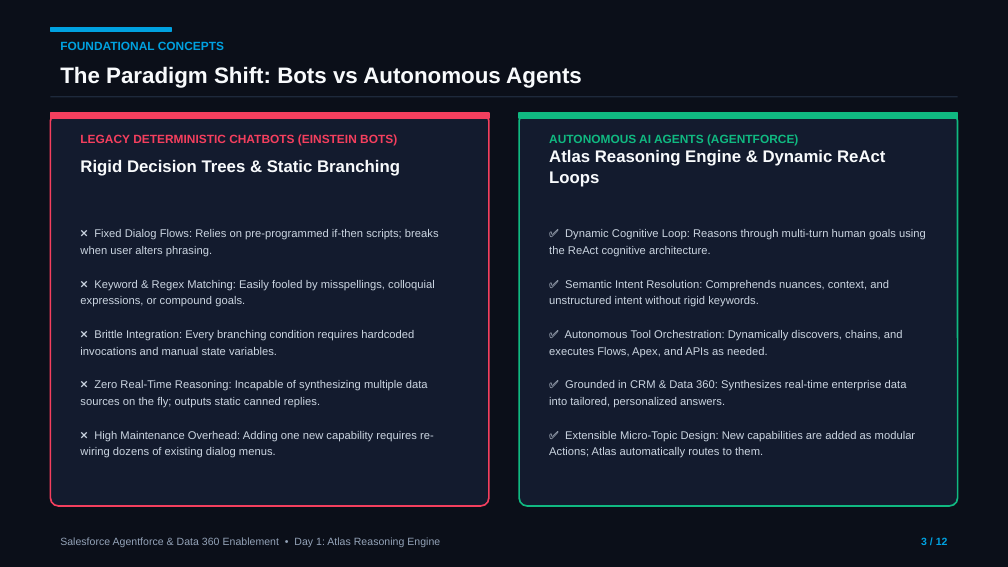
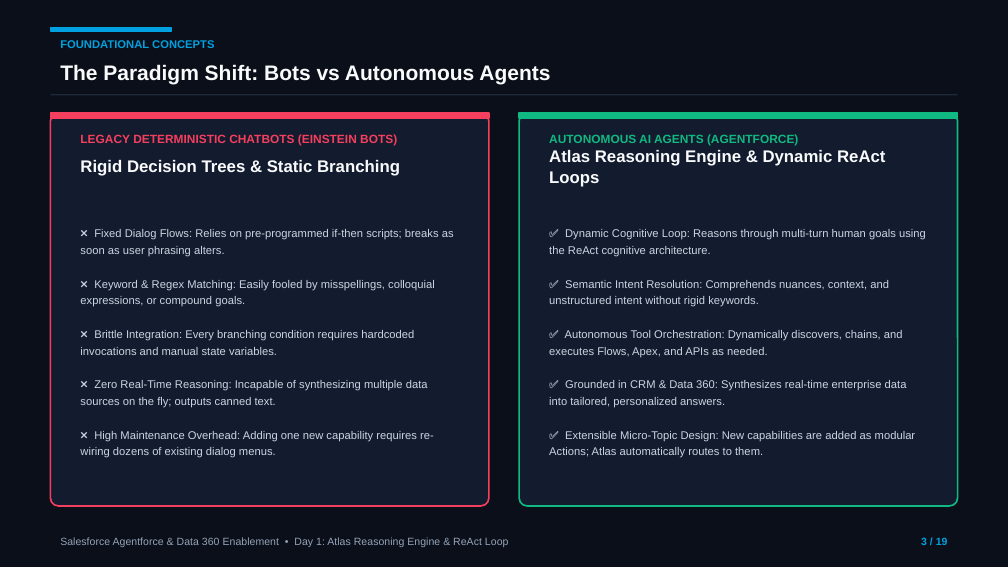
Before and after one commit to MohnishTak2725/agentforce-data360-workbench, a slide deck: slide 3 of Day-1-Atlas-Reasoning-Engine.pptx. Drawn at 1008x567 pixels with LibreOffice and Linux fonts; fonts in the diff are those of the drawing. Boxes give left, top, right and bottom in pixels: in the first picture for what was removed or moved away, otherwise in the second. Text is boxed around its words. In the diff, an @@ line names an element or a change of style, - is before the commit and + after.

```diff
--- a/Day-1-Atlas-Reasoning-Engine.pptx
+++ b/Day-1-Atlas-Reasoning-Engine.pptx
@@ text "FOUNDATIONAL CONCEPTS" at (60,40,214,48): size 8.5 to 8 pt @@
@@ text "The Paradigm Shift: Bots vs ..." at (60,64,550,84): size 16 to 15 pt @@
@@ text at (80,229,454,256): text changed @@
-❌ Fixed Dialog Flows: Relies on pre-programmed if-then scripts; breaks when user alters phrasing.
+❌ Fixed Dialog Flows: Relies on pre-programmed if-then scripts; breaks as soon as user phrasing alters.
@@ text at (80,380,428,407): text changed @@
-❌ Zero Real-Time Reasoning: Incapable of synthesizing multiple data sources on the fly; outputs static canned replies.
+❌ Zero Real-Time Reasoning: Incapable of synthesizing multiple data sources on the fly; outputs canned text.
@@ text at (60,537,508,547): text changed @@
-Salesforce Agentforce & Data 360 Enablement • Day 1: Atlas Reasoning Engine
+Salesforce Agentforce & Data 360 Enablement • Day 1: Atlas Reasoning Engine & ReAct Loop
```
Also in this commit, not shown: 11 other slides changed, 7 slides added.
